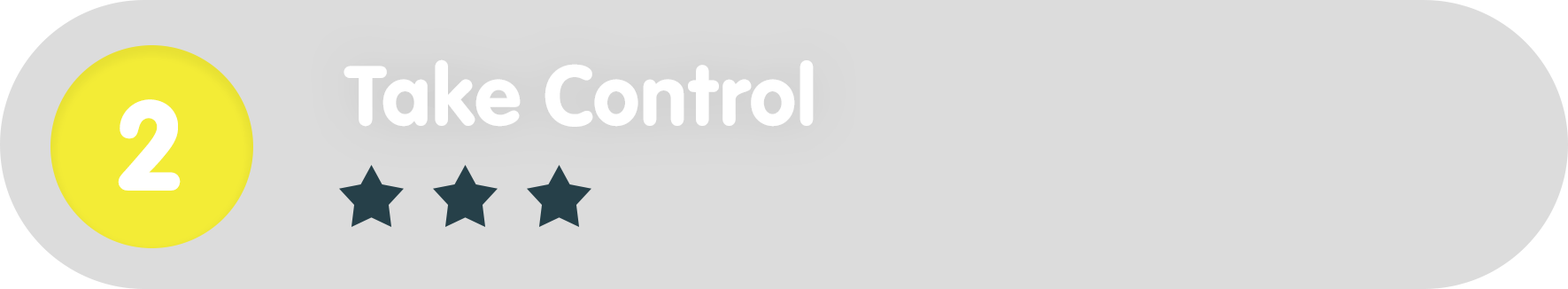
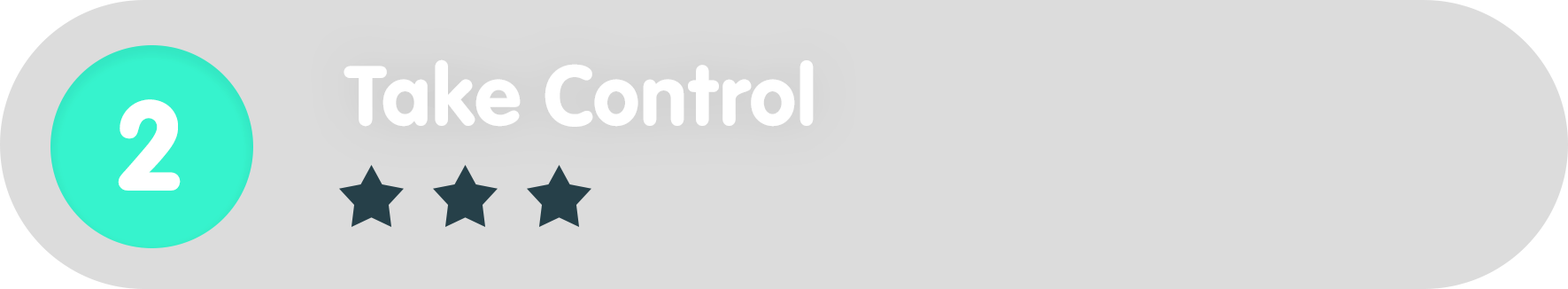
Revision of a layered 1568x289 image; what changed, layer by layer:
painted on "Ellipse_green" over 50, 45, 254, 248
